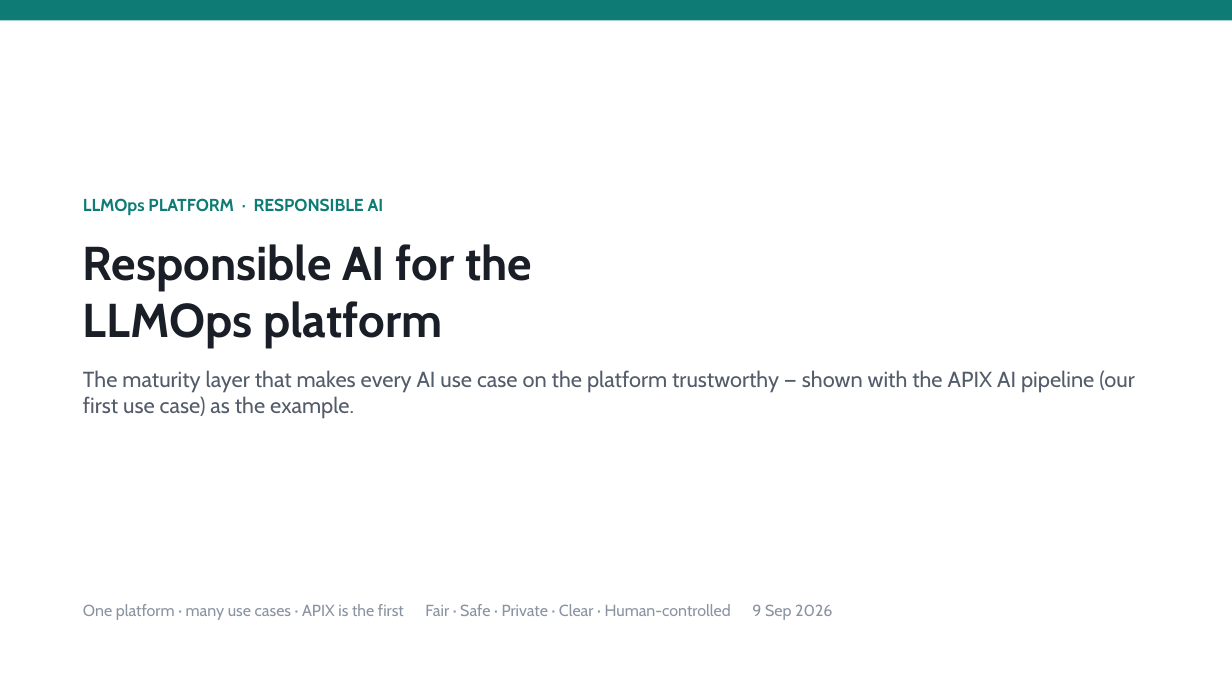
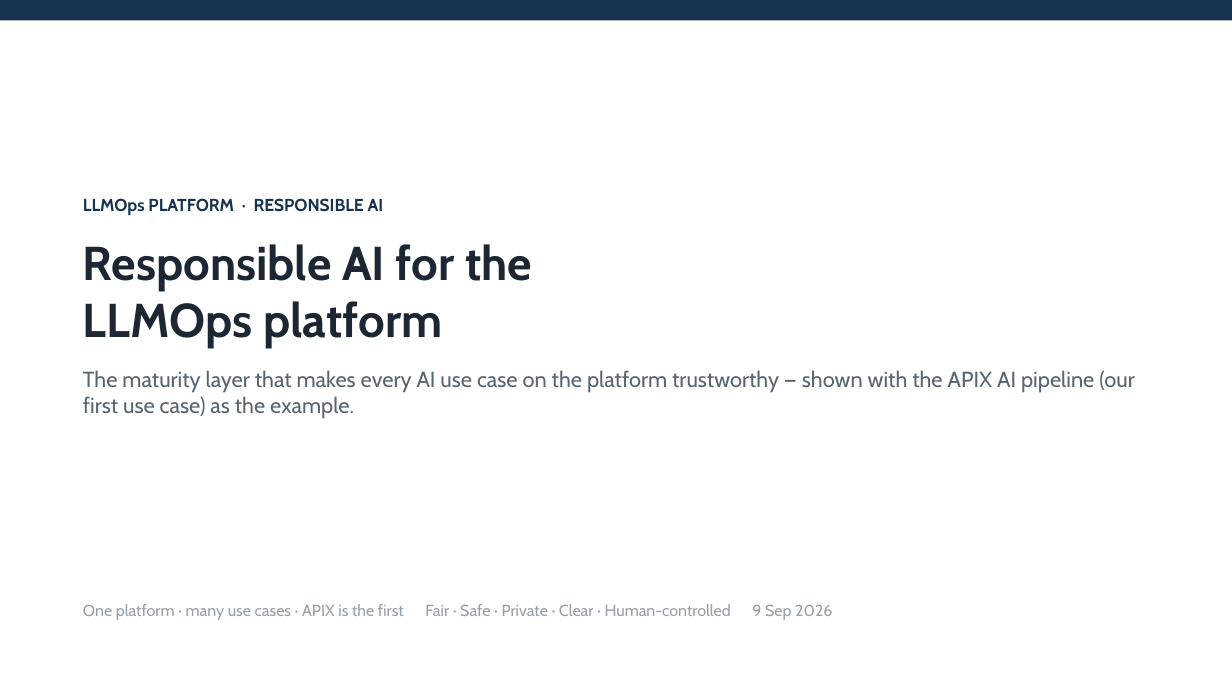
Before and after one commit to shyamanugu/LLMOps, a slide deck: slide 1 of usecases/ai_pipeline 2/docs/Responsible_AI_LLMOps.pptx. Drawn at 1232x693 pixels with LibreOffice and Linux fonts; fonts in the diff are those of the drawing. Boxes give left, top, right and bottom in pixels: in the first picture for what was removed or moved away, otherwise in the second. Text is boxed around its words. In the diff, an @@ line names an element or a change of style, - is before the commit and + after.

```diff
--- a/usecases/ai_pipeline 2/docs/Responsible_AI_LLMOps.pptx
+++ b/usecases/ai_pipeline 2/docs/Responsible_AI_LLMOps.pptx
@@ rectangle at box(0, 0, 1232, 20): fill #0E7C74 to #16324F @@
@@ text "LLMOps PLATFORM · RESPONSIBLE AI" at box(83, 198, 1134, 419): text colour #0E7C74 to #16324F in "LLMOps PLATFORM · RESPONSIBLE AI"; text colour #1A1F27 to #1C2733 in "Responsible AI for the", "LLMOps platform"; text colour #535C6A to #566573 in "The maturity layer that makes every AI ..." @@
```
Also in this commit, not shown: 7 other slides changed, 1 other file.
